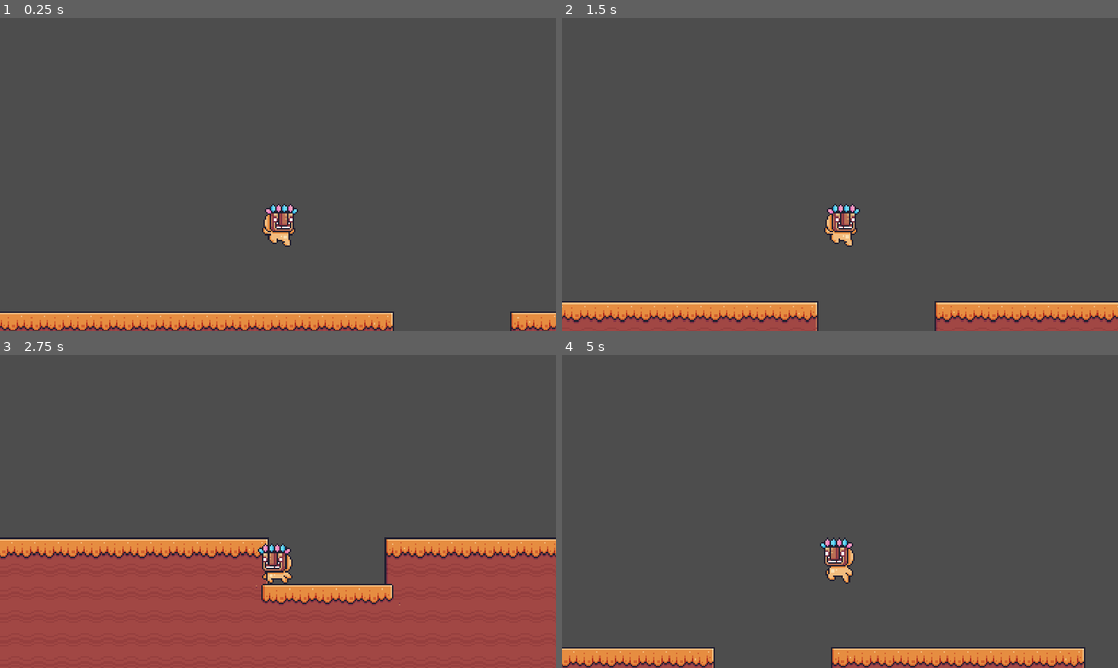
Above: before the commit, frames 1-4 (two rows, left to right).
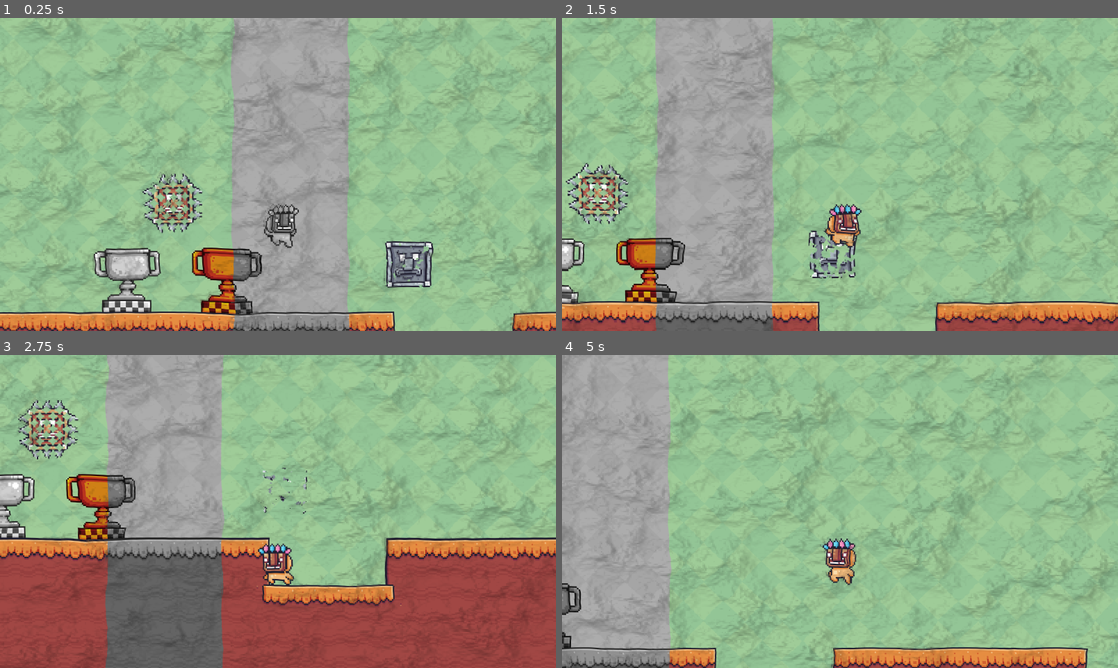
Above: after the commit, the same moments.

Repository: LuizGlomyer/godot-studies
Game: Godot game, scene res://scenes/common_techniques.tscn
Same seed, same stepped clock (60 frames per second), same inputs: the game is played once before the commit and once after it. The engine's default icon, where the game draws it, is replaced by a stand-in: a white triangle on a blue panel in a dark square.
Inputs:
- Up to frame 1 (0.25 s): no input
- Up to frame 2 (1.5 s): hold D (move_right) from 0.53 s (still down); tap Space (jump) at 0.77 s
- Up to frame 3 (2.75 s): tap Space (jump) at 1.52 s; release D (move_right) at 2.03 s; hold A (move_left) from 2.03 s (still down)
- Up to frame 4 (5 s): release A (move_left) at 2.78 s; hold D (move_right) 2.78-4.28 s; tap Space (jump) at 3.02, 3.77, 4.52 s; hold A (move_left) from 4.28 s (still down)

The runs differ from the first frame. In frame 1, 97% of the frame differs, in the area x 0-100%, y 0-100%; in frame 2, 96%; in frame 3, 73%; in frame 4, 98%.

Commit message:
feat: common shader techniques

Diff:
--- a/GodotShaders/common_techniques_starter_project/scenes/common_techniques.tscn
+++ b/GodotShaders/common_techniques_starter_project/scenes/common_techniques.tscn
@@ -1,8 +1,47 @@
-[gd_scene load_steps=6 format=3 uid="uid://bw86fsv6rvi5h"]
+[gd_scene load_steps=37 format=3 uid="uid://bw86fsv6rvi5h"]
 
 [ext_resource type="Script" path="res://scripts/common_techniques.gd" id="1_0ugy3"]
 [ext_resource type="Texture2D" uid="uid://dw27ks2iy6r18" path="res://assets/other/Terrain (16x16).png" id="2_4ntks"]
 [ext_resource type="PackedScene" uid="uid://cf8ow35myt7tq" path="res://scenes/player.tscn" id="2_ttseq"]
+[ext_resource type="Shader" path="res://shaders/scrolling_bg.gdshader" id="4_mtwy4"]
+[ext_resource type="Texture2D" uid="uid://d3wpsjuh5t4q4" path="res://assets/background/Green.png" id="5_tgp1e"]
+[ext_resource type="Shader" path="res://shaders/grayscale.gdshader" id="6_x865u"]
+[ext_resource type="Texture2D" uid="uid://b4cgytxlrs4ak" path="res://assets/other/End.png" id="7_1a3cx"]
+[ext_resource type="Shader" path="res://shaders/map_to_gradient.gdshader" id="8_mthto"]
+[ext_resource type="Shader" path="res://shaders/screen_reading.gdshader" id="9_xmi14"]
+[ext_resource type="Texture2D" uid="uid://w67qu37jpvs2" path="res://icon.svg" id="10_ppyry"]
+[ext_resource type="Shader" path="res://shaders/dissolve.gdshader" id="11_t2r0f"]
+[ext_resource type="Texture2D" uid="uid://jgyxm4826yuh" path="res://assets/other/Rock Head.png" id="12_0el0e"]
+[ext_resource type="Shader" path="res://shaders/masking.gdshader" id="13_f664w"]
+[ext_resource type="Texture2D" uid="uid://daw35yrqwa2a5" path="res://assets/other/Spike Head.png" id="14_3qxn7"]
+[ext_resource type="Texture2D" uid="uid://dage6k6brje84" path="res://assets/other/mask2.jpg" id="14_m0ptw"]
+[ext_resource type="Shader" path="res://shaders/distortion.gdshader" id="16_yu0re"]
+
+[sub_resource type="ShaderMaterial" id="ShaderMaterial_xwstm"]
+shader = ExtResource("4_mtwy4")
+shader_parameter/tiling = Vector2(15, 15)
+shader_parameter/offset = Vector2(1, 1)
+
+[sub_resource type="FastNoiseLite" id="FastNoiseLite_7vqj4"]
+
+[sub_resource type="NoiseTexture2D" id="NoiseTexture2D_hy8fk"]
+seamless = true
+noise = SubResource("FastNoiseLite_7vqj4")
+
+[sub_resource type="FastNoiseLite" id="FastNoiseLite_khbop"]
+noise_type = 0
+
+[sub_resource type="NoiseTexture2D" id="NoiseTexture2D_yhj6j"]
+seamless = true
+noise = SubResource("FastNoiseLite_khbop")
+
+[sub_resource type="ShaderMaterial" id="ShaderMaterial_8afjl"]
+shader = ExtResource("16_yu0re")
+shader_parameter/offset1 = Vector2(0.1, 0.1)
+shader_parameter/offset2 = Vector2(0.1, 0.1)
+shader_parameter/distortion_strength = -0.00999995
+shader_parameter/noise_tex1 = SubResource("NoiseTexture2D_hy8fk")
+shader_parameter/noise_tex2 = SubResource("NoiseTexture2D_yhj6j")
 
 [sub_resource type="TileSetAtlasSource" id="TileSetAtlasSource_sehxt"]
 texture = ExtResource("2_4ntks")
@@ -452,8 +491,100 @@
 physics_layer_0/collision_layer = 1
 sources/0 = SubResource("TileSetAtlasSource_sehxt")
 
+[sub_resource type="ShaderMaterial" id="ShaderMaterial_fnrtf"]
+shader = ExtResource("6_x865u")
+
+[sub_resource type="Gradient" id="Gradient_axok7"]
+offsets = PackedFloat32Array(0.015873, 0.571429, 1)
+colors = PackedColorArray(0, 0, 0, 1, 0.71, 0.1207, 0.130522, 1, 0.890196, 0.788235, 0.0509804, 1)
+
+[sub_resource type="GradientTexture2D" id="GradientTexture2D_c844s"]
+gradient = SubResource("Gradient_axok7")
+
+[sub_resource type="ShaderMaterial" id="ShaderMaterial_q6ss4"]
+shader = ExtResource("8_mthto")
+shader_parameter/gradient_texture = SubResource("GradientTexture2D_c844s")
+
+[sub_resource type="FastNoiseLite" id="FastNoiseLite_v7bbk"]
+offset = Vector3(58.82, 0, 0)
+fractal_ping_pong_strength = 5.0
+
+[sub_resource type="NoiseTexture2D" id="NoiseTexture2D_r31d2"]
+noise = SubResource("FastNoiseLite_v7bbk")
+
+[sub_resource type="ShaderMaterial" id="ShaderMaterial_hbwcd"]
+shader = ExtResource("11_t2r0f")
+shader_parameter/dissolve_percentage = 0.0
+shader_parameter/noise_tex = SubResource("NoiseTexture2D_r31d2")
+
+[sub_resource type="Animation" id="Animation_13o4s"]
+resource_name = "dissolve"
+loop_mode = 2
+tracks/0/type = "value"
+tracks/0/imported = false
+tracks/0/enabled = true
+tracks/0/path = NodePath("Dissolve:material:shader_parameter/dissolve_percentage")
+tracks/0/interp = 1
+tracks/0/loop_wrap = true
+tracks/0/keys = {
+"times": PackedFloat32Array(0, 1),
+"transitions": PackedFloat32Array(1, 1),
+"update": 0,
+"values": [0.0, 1.0]
+}
+
+[sub_resource type="Animation" id="Animation_bsv6s"]
+length = 0.001
+tracks/0/type = "value"
+tracks/0/imported = false
+tracks/0/enabled = true
+tracks/0/path = NodePath("Dissolve:material:shader_parameter/dissolve_percentage")
+tracks/0/interp = 1
+tracks/0/loop_wrap = true
+tracks/0/keys = {
+"times": PackedFloat32Array(0),
+"transitions": PackedFloat32Array(1),
+"update": 0,
+"values": [0.0]
+}
+
+[sub_resource type="AnimationLibrary" id="AnimationLibrary_b0cuy"]
+_data = {
+"RESET": SubResource("Animation_bsv6s"),
+"dissolve": SubResource("Animation_13o4s")
+}
+
+[sub_resource type="ShaderMaterial" id="ShaderMaterial_17eks"]
+shader = ExtResource("13_f664w")
+shader_parameter/mask_texture = ExtResource("14_m0ptw")
+
+[sub_resource type="ShaderMaterial" id="ShaderMaterial_6jwdk"]
+shader = ExtResource("9_xmi14")
+
 [node name="CommonTechniques" type="Node2D"]
 script = ExtResource("1_0ugy3")
+
+[node name="CanvasLayer" type="CanvasLayer" parent="."]
+layer = -100
+
+[node name="ScrollingBackground" type="Sprite2D" parent="CanvasLayer"]
+texture_repeat = 2
+material = SubResource("ShaderMaterial_xwstm")
+position = Vector2(575, 346)
+scale = Vector2(19.0312, 19.0312)
+texture = ExtResource("5_tgp1e")
+region_rect = Rect2(0, 0, 1000, 1000)
+
+[node name="CanvasLayer2" type="CanvasLayer" parent="."]
+layer = 100
+
+[node name="Distortion" type="Sprite2D" parent="CanvasLayer2"]
+z_index = 999
+texture_repeat = 2
+material = SubResource("ShaderMaterial_8afjl")
+position = Vector2(576, 288)
+scale = Vector2(9.45312, 6.125)
+texture = ExtResource("10_ppyry")
 
 [node name="TileMap" type="TileMap" parent="."]
 scale = Vector2(3, 3)
@@ -463,3 +594,40 @@
 
 [node name="Player" parent="." instance=ExtResource("2_ttseq")]
 position = Vector2(575, 314)
+
+[node name="Grayscale" type="Sprite2D" parent="."]
+material = SubResource("ShaderMaterial_fnrtf")
+position = Vector2(260, 384)
+scale = Vector2(3, 3)
+texture = ExtResource("7_1a3cx")
+
+[node name="Gradient" type="Sprite2D" parent="."]
+material = SubResource("ShaderMaterial_q6ss4")
+position = Vector2(465, 384)
+scale = Vector2(3, 3)
+texture = ExtResource("7_1a3cx")
+
+[node name="Dissolve" type="Sprite2D" parent="."]
+material = SubResource("ShaderMaterial_hbwcd")
+position = Vector2(842, 381)
+scale = Vector2(3, 3)
+texture = ExtResource("12_0el0e")
+
+[node name="AnimationPlayer" type="AnimationPlayer" parent="."]
+libraries = {
+"": SubResource("AnimationLibrary_b0cuy")
+}
+autoplay = "dissolve"
+
+[node name="Masking" type="Sprite2D" parent="."]
+material = SubResource("ShaderMaterial_17eks")
+position = Vector2(354, 254)
+scale = Vector2(3, 3)
+texture = ExtResource("14_3qxn7")
+
+[node name="ScreenReading" type="Sprite2D" parent="."]
+z_index = 999
+material = SubResource("ShaderMaterial_6jwdk")
+position = Vector2(597, 227)
+scale = Vector2(1.87891, 9.9375)
+texture = ExtResource("10_ppyry")
--- a/GodotShaders/common_techniques_starter_project/scenes/player.tscn
+++ b/GodotShaders/common_techniques_starter_project/scenes/player.tscn
@@ -1,11 +1,17 @@
-[gd_scene load_steps=31 format=3 uid="uid://cf8ow35myt7tq"]
+[gd_scene load_steps=36 format=3 uid="uid://cf8ow35myt7tq"]
 
 [ext_resource type="Script" path="res://scripts/player.gd" id="1_ticyv"]
+[ext_resource type="Shader" path="res://shaders/flash.gdshader" id="2_dnvs0"]
 [ext_resource type="Texture2D" uid="uid://crl8amfcmjsrx" path="res://assets/character/mask_dude/Idle (32x32).png" id="2_lbaly"]
 [ext_resource type="Texture2D" uid="uid://14ay38m416a8" path="res://assets/character/mask_dude/Fall (32x32).png" id="2_v5u6i"]
 [ext_resource type="Texture2D" uid="uid://4stahljyoht6" path="res://assets/character/mask_dude/Run (32x32).png" id="3_jv62s"]
 [ext_resource type="Texture2D" uid="uid://upvi5yh5werj" path="res://assets/character/mask_dude/Jump (32x32).png" id="4_s7tv2"]
 
+[sub_resource type="ShaderMaterial" id="ShaderMaterial_s7ff0"]
+shader = ExtResource("2_dnvs0")
+shader_parameter/flash_color = Color(1, 1, 1, 1)
+shader_parameter/flash_percentage = 0.0
+
 [sub_resource type="AtlasTexture" id="AtlasTexture_3kfll"]
 atlas = ExtResource("2_lbaly")
 region = Rect2(0, 0, 32, 32)
@@ -199,11 +205,49 @@
 [sub_resource type="RectangleShape2D" id="RectangleShape2D_o0ra8"]
 size = Vector2(38, 71)
 
+[sub_resource type="Animation" id="Animation_vtnty"]
+resource_name = "flash"
+length = 1.2
+tracks/0/type = "value"
+tracks/0/imported = false
+tracks/0/enabled = true
+tracks/0/path = NodePath("AnimatedSprite2D:material:shader_parameter/flash_percentage")
+tracks/0/interp = 1
+tracks/0/loop_wrap = true
+tracks/0/keys = {
+"times": PackedFloat32Array(0, 0.3, 0.6, 0.9, 1.2),
+"transitions": PackedFloat32Array(1, 1, 1, 1, 1),
+"update": 0,
+"values": [0.0, 0.5, 0.0, 0.5, 0.0]
+}
+
+[sub_resource type="Animation" id="Animation_uomw5"]
+length = 0.001
+tracks/0/type = "value"
+tracks/0/imported = false
+tracks/0/enabled = true
+tracks/0/path = NodePath("AnimatedSprite2D:material:shader_parameter/flash_percentage")
+tracks/0/interp = 1
+tracks/0/loop_wrap = true
+tracks/0/keys = {
+"times": PackedFloat32Array(0),
+"transitions": PackedFloat32Array(1),
+"update": 0,
+"values": [0.0]
+}
+
+[sub_resource type="AnimationLibrary" id="AnimationLibrary_5vmd7"]
+_data = {
+"RESET": SubResource("Animation_uomw5"),
+"flash": SubResource("Animation_vtnty")
+}
+
 [node name="Player" type="CharacterBody2D"]
 script = ExtResource("1_ticyv")
 
 [node name="AnimatedSprite2D" type="AnimatedSprite2D" parent="."]
 z_index = 100
+material = SubResource("ShaderMaterial_s7ff0")
 position = Vector2(0, -48)
 scale = Vector2(3, 3)
 sprite_frames = SubResource("SpriteFrames_sst3s")
@@ -216,3 +260,8 @@
 
 [node name="Camera2D" type="Camera2D" parent="."]
 position = Vector2(0, -150)
+
+[node name="AnimationPlayer" type="AnimationPlayer" parent="."]
+libraries = {
+"": SubResource("AnimationLibrary_5vmd7")
+}
--- /dev/null
+++ b/GodotShaders/common_techniques_starter_project/shaders/dissolve.gdshader
@@ -0,0 +1,16 @@
+shader_type canvas_item;
+
+uniform sampler2D noise_tex;
+uniform float dissolve_percentage: hint_range(0.0, 1.0) = 0.0;
+
+void fragment() {
+	vec4 original_color = texture(TEXTURE, UV);
+	vec4 final_color = original_color;
+	vec4 noise = texture(noise_tex, UV);
+
+	if(dissolve_percentage > noise.r){
+		final_color.a = 0.0;
+	}
+
+	COLOR = final_color;
+}
--- /dev/null
+++ b/GodotShaders/common_techniques_starter_project/shaders/distortion.gdshader
@@ -0,0 +1,18 @@
+shader_type canvas_item;
+
+uniform sampler2D screen_texture: hint_screen_texture, filter_nearest;
+uniform sampler2D noise_tex1: repeat_enable;
+uniform sampler2D noise_tex2: repeat_enable;
+uniform vec2 offset1 = vec2(0.1);
+uniform vec2 offset2 = vec2(0.2);
+uniform float distortion_strength: hint_range(-1.0, 1.0);
+
+void fragment() {
+	vec4 noise_color1 = texture(noise_tex1, UV + offset1 * TIME);
+	vec4 noise_color2 = texture(noise_tex2, UV + offset2 * TIME);
+	float final_noise = noise_color1.r * noise_color2.r;
+
+	vec4 final_color = texture(screen_texture, SCREEN_UV + final_noise * distortion_strength);
+
+	COLOR = final_color;
+}
--- /dev/null
+++ b/GodotShaders/common_techniques_starter_project/shaders/flash.gdshader
@@ -0,0 +1,12 @@
+shader_type canvas_item;
+
+uniform vec4 flash_color: source_color = vec4(1.0);
+uniform float flash_percentage: hint_range(0.0, 1.0, 0.01) = 0;
+
+void fragment() {
+	vec4 original_color = texture(TEXTURE, UV);
+	vec4 mixed_color = mix(original_color, flash_color, flash_percentage);
+
+	COLOR = mixed_color;
+	COLOR.a *= original_color.a;
+}
--- /dev/null
+++ b/GodotShaders/common_techniques_starter_project/shaders/grayscale.gdshader
@@ -0,0 +1,7 @@
+shader_type canvas_item;
+
+void fragment() {
+	vec4 original_color = texture(TEXTURE, UV);
+	float grayscale = (original_color.r + original_color.g + original_color.b) / 3.0;
+	COLOR.rgb = vec3(grayscale);
+}
--- /dev/null
+++ b/GodotShaders/common_techniques_starter_project/shaders/map_to_gradient.gdshader
@@ -0,0 +1,16 @@
+shader_type canvas_item;
+
+uniform sampler2D gradient_texture;
+
+void fragment() {
+	vec4 original_color = texture(TEXTURE, UV);
+	float grayscale = (original_color.r + original_color.g + original_color.b) / 3.0;
+
+	vec2 sample_coords = vec2(grayscale);
+	vec4 gradient_color = texture(gradient_texture, sample_coords);
+
+	//vec4 gradient_color = texture(gradient_texture, UV);
+
+	COLOR = gradient_color;
+	COLOR.a = original_color.a;
+}
--- /dev/null
+++ b/GodotShaders/common_techniques_starter_project/shaders/masking.gdshader
@@ -0,0 +1,13 @@
+shader_type canvas_item;
+
+uniform sampler2D mask_texture;
+
+void fragment() {
+	vec4 mask_color = texture(mask_texture, UV);
+	vec4 original_color = texture(TEXTURE, UV);
+	//COLOR = mask_color;
+
+	if(original_color.a > 0.0) {
+		COLOR.a = mask_color.r;
+	}
+}
--- /dev/null
+++ b/GodotShaders/common_techniques_starter_project/shaders/screen_reading.gdshader
@@ -0,0 +1,11 @@
+shader_type canvas_item;
+
+uniform sampler2D screen_texture: hint_screen_texture, filter_nearest;
+
+void fragment() {
+	vec4 screen_color = texture(screen_texture, SCREEN_UV);
+	float grayscale = (screen_color.r + screen_color.g + screen_color.b) / 3.0;
+	screen_color.rgb = vec3(grayscale);
+
+	COLOR = screen_color;
+}
--- /dev/null
+++ b/GodotShaders/common_techniques_starter_project/shaders/scrolling_bg.gdshader
@@ -0,0 +1,8 @@
+shader_type canvas_item;
+
+uniform vec2 tiling = vec2(1.0, 1.0);
+uniform vec2 offset;
+
+void vertex() {
+	UV = UV * tiling + offset * TIME;
+}
Binary file added: GodotShaders/common_techniques_starter_project/assets/other/mask1.png
Not shown, added: GodotShaders/common_techniques_starter_project/assets/other/mask1.png.import
Binary file added: GodotShaders/common_techniques_starter_project/assets/other/mask2.jpg
Not shown, added: GodotShaders/common_techniques_starter_project/assets/other/mask2.jpg.import
